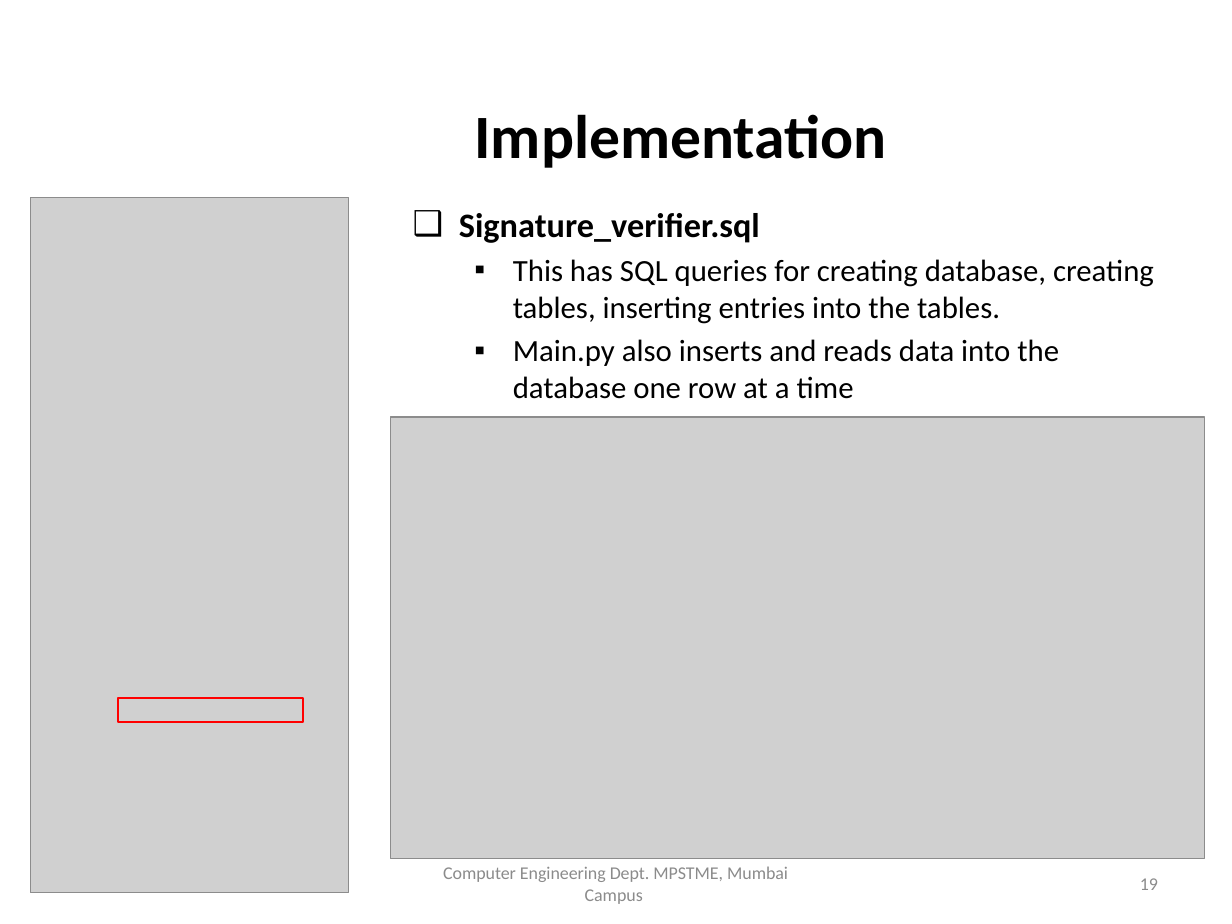
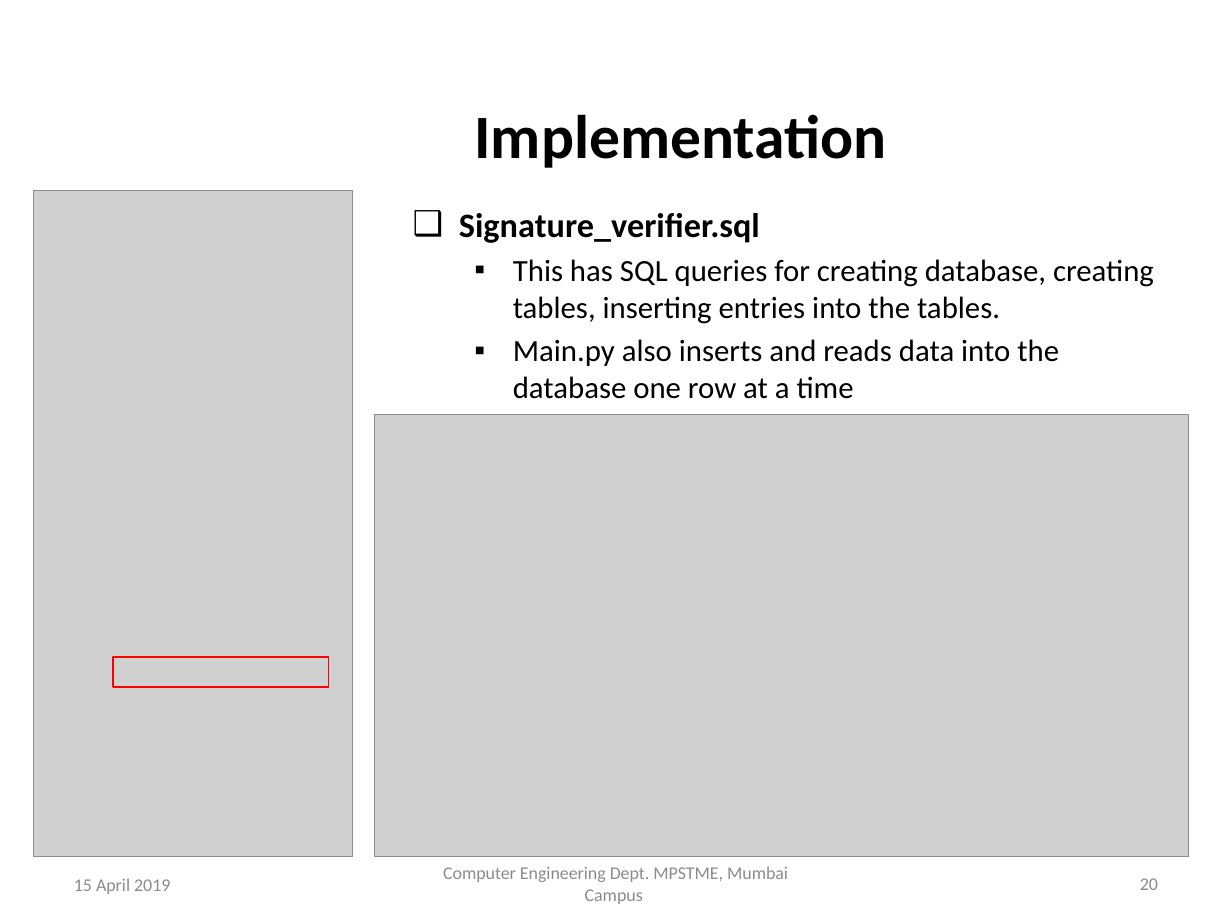
Before and after one commit to TeeeJaey/SignatureVerifier, a slide deck: slide 20 of PPT/B002_ProjectPPT.pptx (slide 19 before the commit). Drawn at 1232x924 pixels with LibreOffice and Linux fonts; fonts in the diff are those of the drawing; grey boxes stand for pictures; background and template pictures are left out. Boxes give left, top, right and bottom in pixels: in the first picture for what was removed or moved away, otherwise in the second. Text is boxed around its words. In the diff, an @@ line names an element or a change of style, - is before the commit and + after.

```diff
--- a/PPT/B002_ProjectPPT.pptx
+++ b/PPT/B002_ProjectPPT.pptx
@@ picture: place and size @@
-picture at bbox=[31, 197, 349, 893]
+picture at bbox=[33, 191, 352, 857]
@@ picture: place and size @@
-picture at bbox=[391, 416, 1205, 859]
+picture at bbox=[375, 415, 1189, 857]
@@ rectangle: place and size @@
-rectangle at bbox=[118, 699, 303, 722]
+rectangle at bbox=[113, 657, 329, 686]
@@ text at bbox=[74, 878, 170, 894]: text changed @@
-22 March 2019
+15 April 2019
@@ page number at bbox=[1140, 878, 1158, 890]: text changed @@
-19
+20
```
Also in this commit, not shown: 25 other slides changed, 2 slides added, 4 other files.
